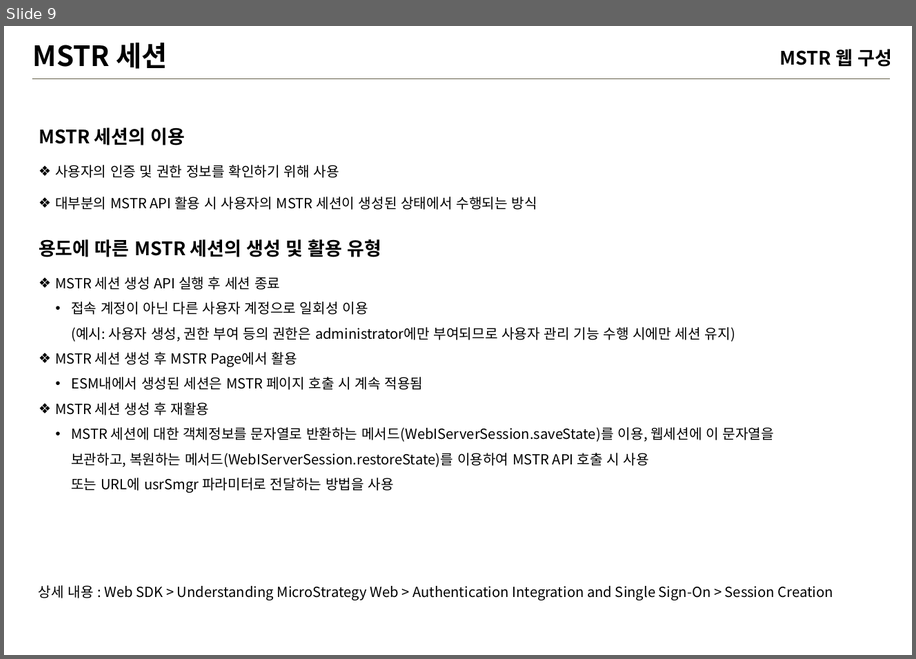
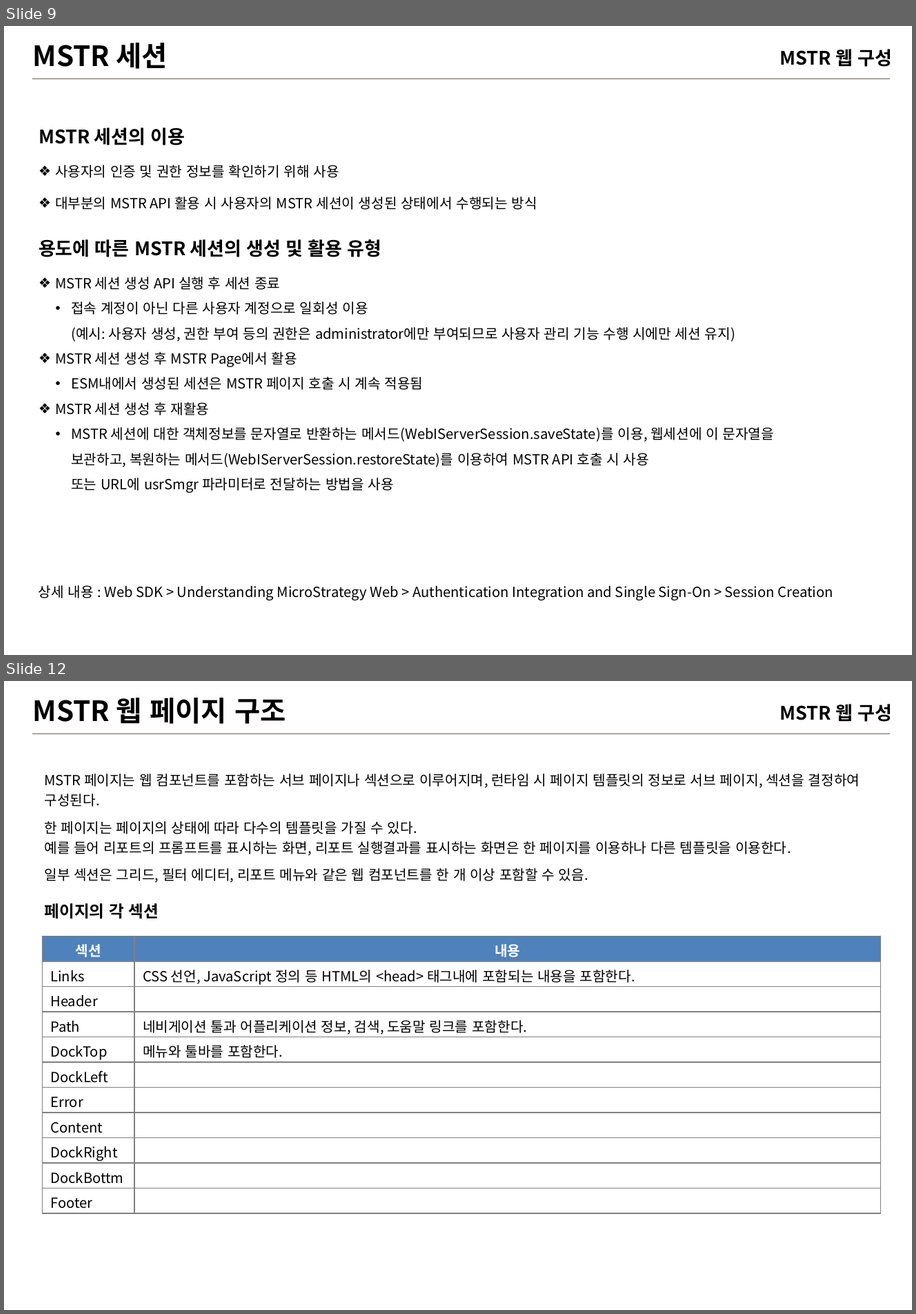
Before and after one commit to iused5/document, a slide deck: MSTR 웹교육/MSTR-웹.pptx. Shown one above the other, each under a label of ours: slide 9 before the commit, slides 9 and 12 after it; the slides between them are not shown. The pictures are 916x659 and 916x1314 pixels, drawn with LibreOffice and Linux fonts; fonts in the diff are those of the drawing; background and template pictures are left out. Boxes give left, top, right and bottom in pixels: in the first picture for what was removed or moved away, otherwise in the second. Text is boxed around its words. In the diff, an @@ line names an element or a change of style, - is before the commit and + after.

```diff
--- a/MSTR 웹교육/MSTR-웹.pptx
+++ b/MSTR 웹교육/MSTR-웹.pptx
@@ slide 12 added at (x1=4, y1=681, x2=912, y2=1310), background #FFFFFF; not listed: 2 template elements that a slide beside it also shows @@
@@ title added at (x1=33, y1=698, x2=286, y2=724), 24 pt, text #000000, bold @@
+MSTR 웹 페이지 구조
@@ text added at (x1=780, y1=704, x2=892, y2=722), 16 pt, text #000000, bold @@
+MSTR 웹 구성
@@ text added at (x1=45, y1=773, x2=860, y2=918), 12 pt, text #000000 @@
+MSTR 페이지는 웹 컴포넌트를 포함하는 서브 페이지나 섹션으로 이루어지며, 런타임 시 페이지 템플릿의 정보로 서브 페이지, 섹션을 결정하여 구성된다.
+한 페이지는 페이지의 상태에 따라 다수의 템플릿을 가질 수 있다.
+예를 들어 리포트의 프롬프트를 표시하는 화면, 리포트 실행결과를 표시하는 화면은 한 페이지를 이용하나 다른 템플릿을 이용한다.
+일부 섹션은 그리드, 필터 에디터, 리포트 메뉴와 같은 웹 컴포넌트를 한 개 이상 포함할 수 있음.
+페이지의 각 섹션
@@ table added at (x1=42, y1=936, x2=880, y2=1212), 11 rows, 2 columns @@
+섹션 | 내용
+Links | CSS 선언, JavaScript 정의 등 HTML의 <head> 태그내에 포함되는 내용을 포함한다.
+Header | 
+Path | 네비게이션 툴과 어플리케이션 정보, 검색, 도움말 링크를 포함한다.
+DockTop | 메뉴와 툴바를 포함한다.
+DockLeft | 
+Error | 
+Content | 
+DockRight | 
+DockBottm | 
+Footer | 
```
Also in this commit, not shown: 1 slide changed, 2 other slides added.
